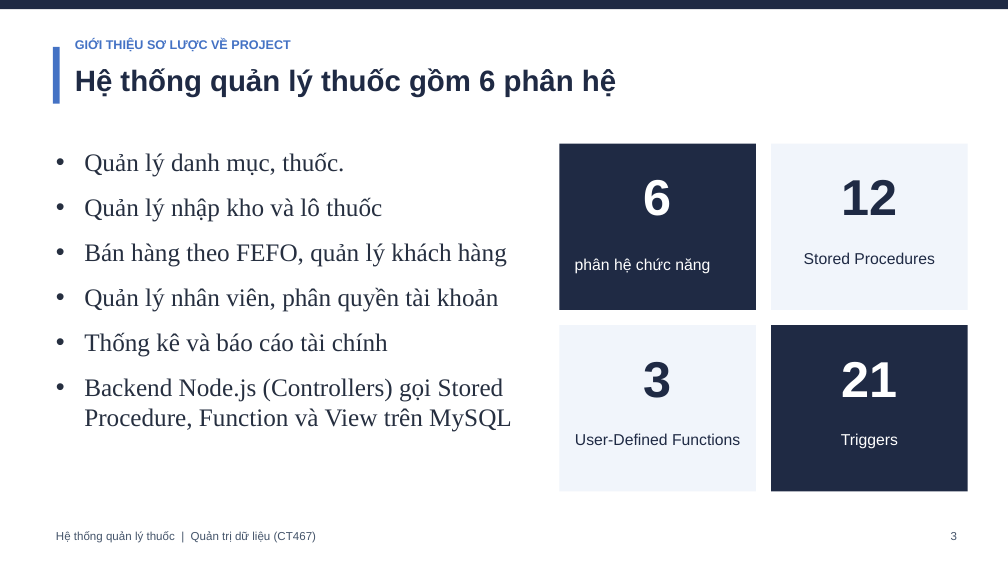
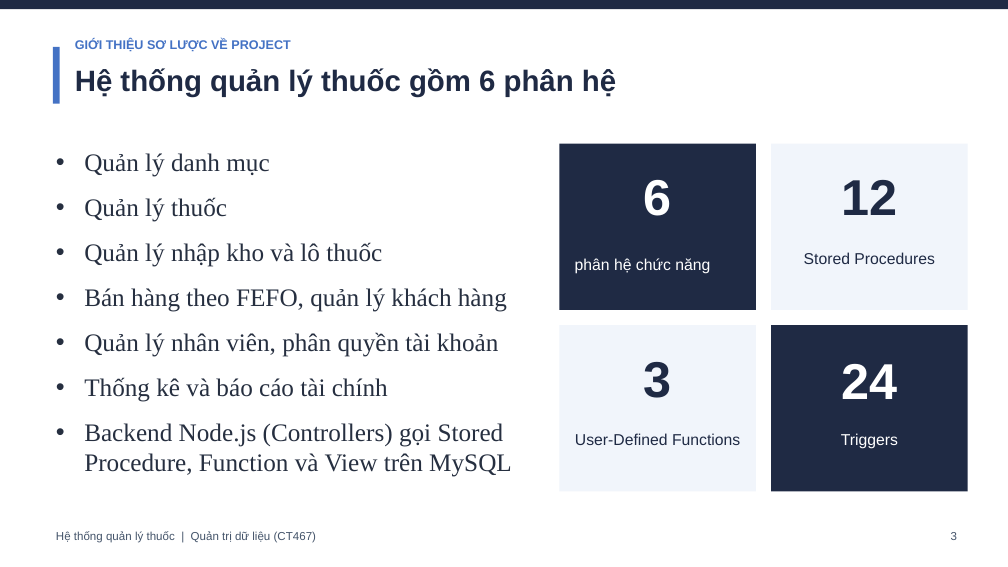
Before and after one commit to thinhtran0823-cyber/QTDL_quanlynhathuoc, a slide deck: slide 3 of BaoCao_HeThongThuoc (1).pptx. Drawn at 1008x567 pixels with LibreOffice and Linux fonts; fonts in the diff are those of the drawing. Boxes give left, top, right and bottom in pixels: in the first picture for what was removed or moved away, otherwise in the second. Text is boxed around its words. In the diff, an @@ line names an element or a change of style, - is before the commit and + after.

```diff
--- a/BaoCao_HeThongThuoc (1).pptx
+++ b/BaoCao_HeThongThuoc (1).pptx
@@ text at [84,153,269,222]: text changed @@
-• Quản lý danh mục, thuốc.
+• Quản lý danh mục
+• Quản lý thuốc
@@ text at [841,364,897,399]: text changed @@
-21
+24
```
Also in this commit, not shown: 13 other slides changed, 9 slides added, 7 other files.
